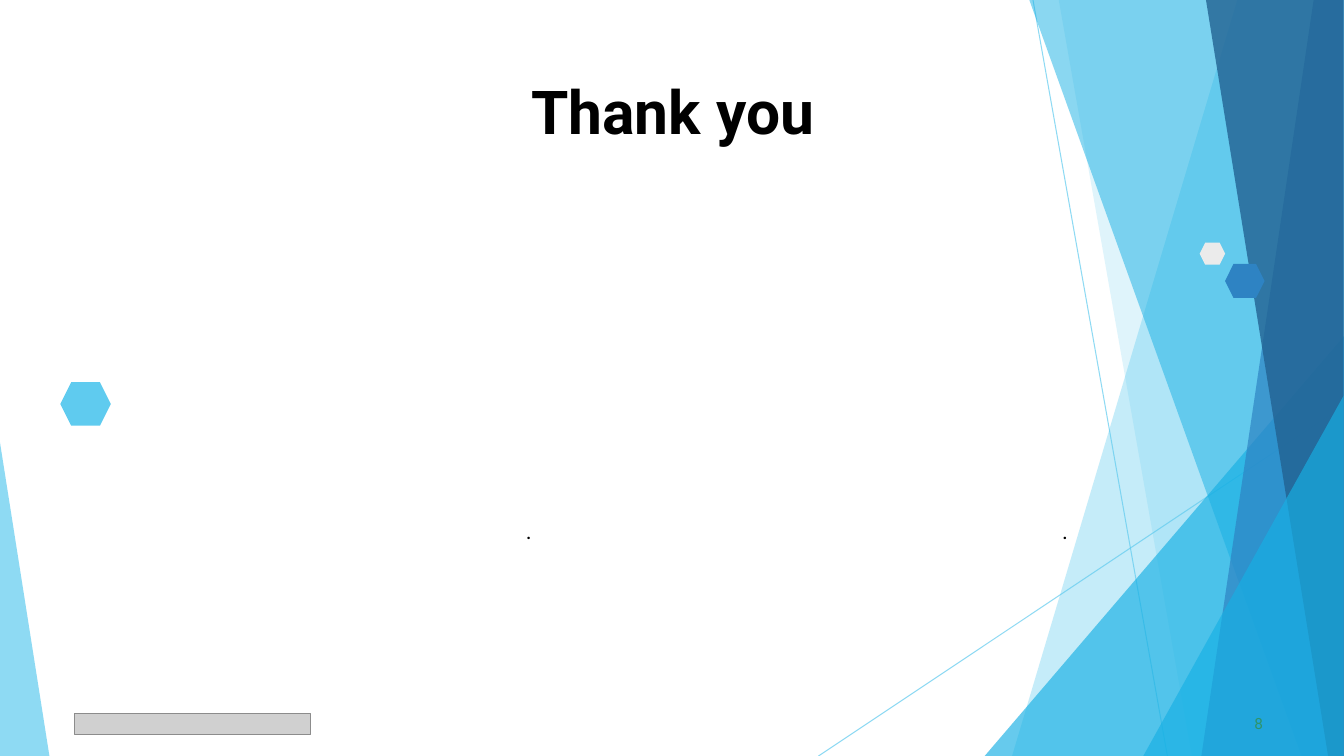
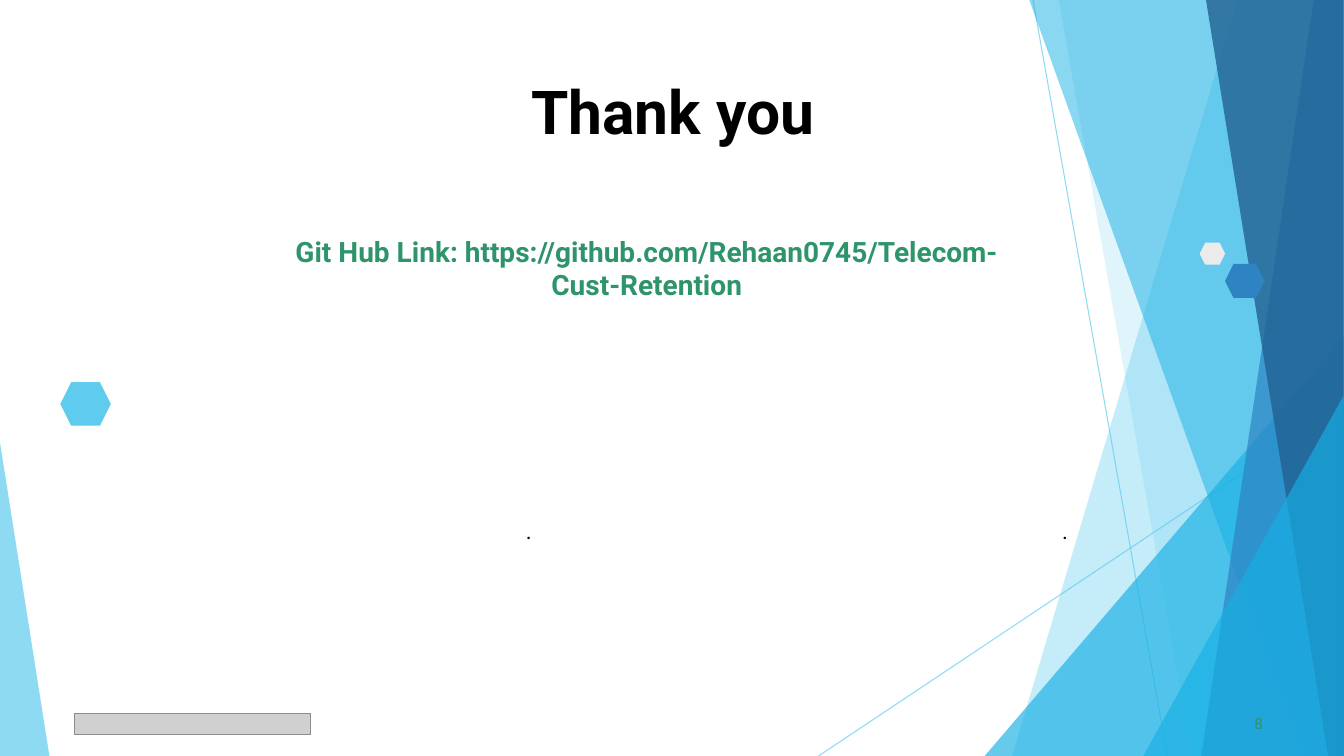
Before and after one commit to Rehaan0745/Telecom-Cust-Retention, a slide deck: slide 8 of Telecom Customer Retention.pptx. Drawn at 1344x756 pixels with LibreOffice and Linux fonts; fonts in the diff are those of the drawing; grey boxes stand for pictures. Boxes give left, top, right and bottom in pixels: in the first picture for what was removed or moved away, otherwise in the second. Text is boxed around its words. In the diff, an @@ line names an element or a change of style, - is before the commit and + after.

```diff
--- a/Telecom Customer Retention.pptx
+++ b/Telecom Customer Retention.pptx
@@ text added at box(295, 241, 997, 296), 20 pt, text #2E946B, bold @@
+Git Hub Link: https://github.com/Rehaan0745/Telecom-Cust-Retention
```
